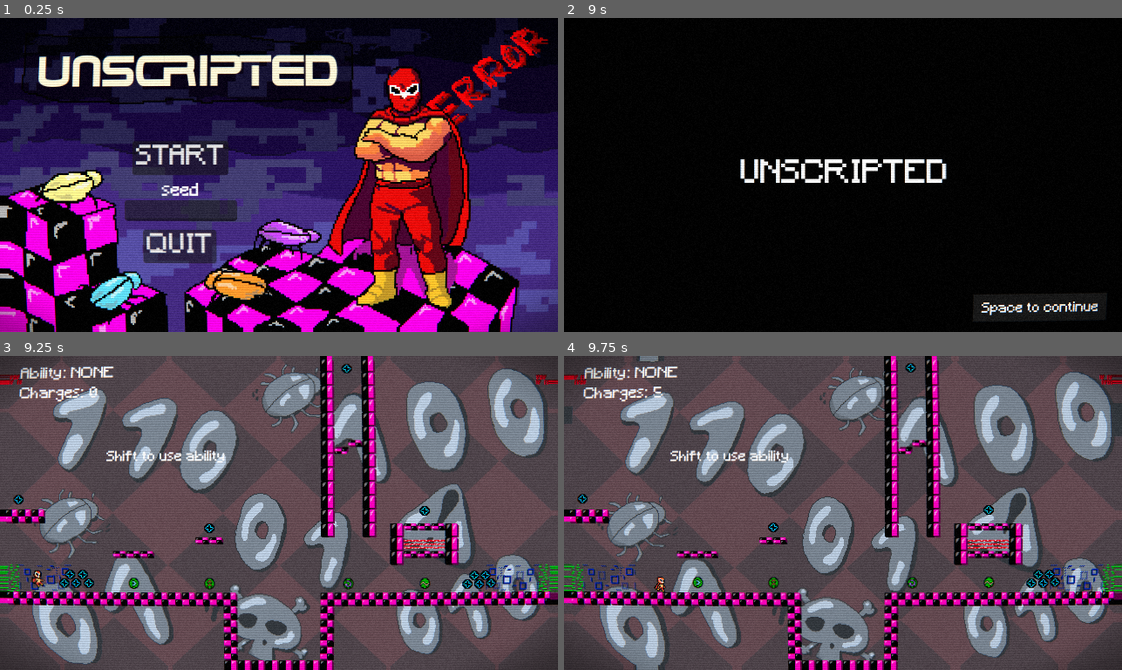
Above: before the commit, frames 1-4 (two rows, left to right).
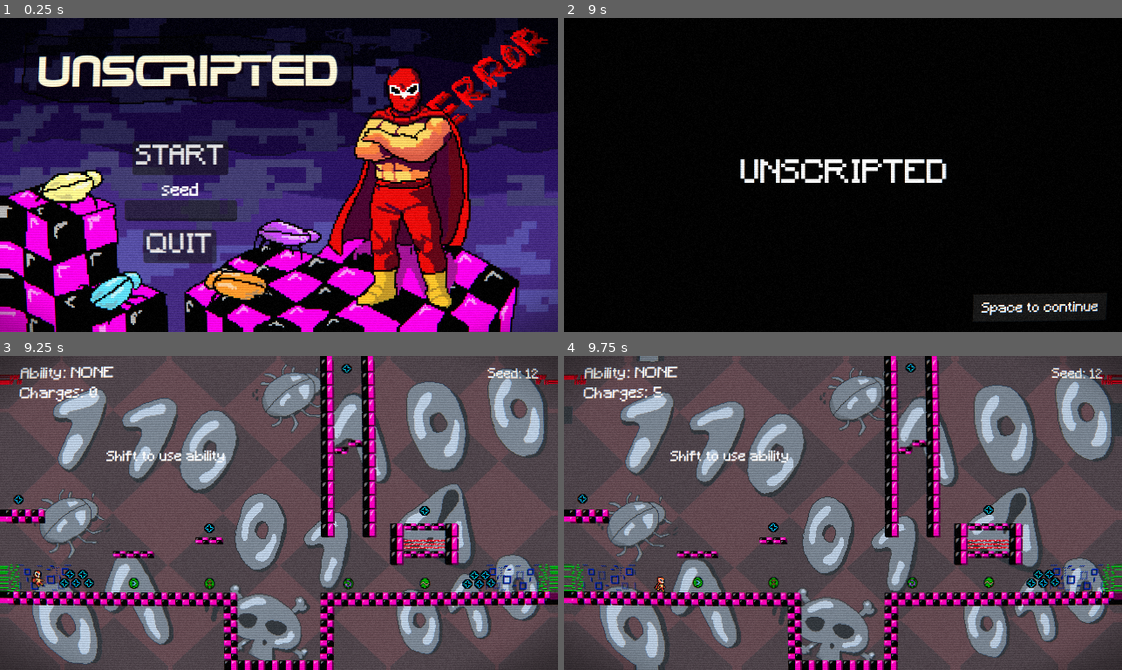
Above: after the commit, the same moments.

Repository: Lucas-Smelley/nothing-stays-fixed
Game: Godot game, scene res://scenes/main_menu.tscn
Same seed, same stepped clock (60 frames per second), same inputs: the game is played once before the commit and once after it.
Inputs (mouse positions are in pixels of both pictures, inside the frame that each line leads up to):
- Up to frame 1 (0.25 s): no input
- Up to frame 2 (9 s): click (742, 209) at 0.52 s; type "12" at 0.6 s; click "START" at 1.25 s; tap Enter at 2, 3.5, 5 s; hold D (move_right) 2.03-3.53 s; tap E (interact) every 1.5 s from 2.1 to 8.1 s; tap W (jump) at 2.27, 3.02, 4.52, 5.27, 6.02, 7.52, 8.27 s; tap Space at 2.75, 4.25, 7.25 s; tap Shift (use_ability) every 1.5 s from 2.85 to 8.85 s; hold A (move_left) 3.53-4.28 s; hold D (move_right) 4.28-5.78 s; hold A (move_left) 5.78-6.53 s; hold D (move_right) 6.53-7.28 s; hold A (move_left) 7.28-8.78 s; hold D (move_right) from 8.78 s (still down)
- Up to frame 3 (9.25 s): keep holding D (move_right); tap W (jump) at 9.02 s
- Up to frame 4 (9.75 s): keep holding D (move_right); tap E (interact) at 9.6 s

Frames 1-2 are identical in both runs. In frame 3, 0.2% of the frame differs, in the area x 87-97%, y 3-8%; in frame 4, 0.2%.

Commit message:
display seed

Diff:
--- a/autoload/RoomTransition.gd
+++ b/autoload/RoomTransition.gd
@@ -3,12 +3,15 @@
 var run_seed: int = 0
 var rng_rooms := RandomNumberGenerator.new()
 var step_index: int = 0
+
+signal set_seed(seed: int)
 
 func start_new_run(seed_value: int) -> void:
 	run_seed = seed_value
 	step_index = 0
 	rng_rooms.seed = run_seed
-	print(run_seed)
+	set_seed.emit(run_seed)
+	print("emmited")
 
 
 func seed_from_string(s: String) -> int:
--- a/scenes/UI/hud.tscn
+++ b/scenes/UI/hud.tscn
@@ -23,3 +23,11 @@
 theme_override_fonts/font = ExtResource("2_rd3kb")
 theme_override_font_sizes/font_size = 18
 text = "Charges: 0"
+
+[node name="SeedLabel" type="Label" parent="." unique_id=933595386]
+offset_left = 471.0
+offset_top = 9.0
+offset_right = 628.0
+offset_bottom = 25.0
+text = "0"
+horizontal_alignment = 2
--- a/scripts/hud.gd
+++ b/scripts/hud.gd
@@ -5,12 +5,22 @@
 
 @onready var player := %Player
 
+@onready var seed_label: Label = $SeedLabel
 
 func _ready() -> void:
 	if player:
 		player.ability_changed.connect(_on_ability_changed)
 
+	Transition.set_seed.connect(_on_set_seed)
+
+	if Transition.run_seed != 0:
+		_on_set_seed(Transition.run_seed)
+
 
 func _on_ability_changed(ability_name: String, charges: int) -> void:
 	ability_label.text = "Ability: %s" % ability_name
 	charges_label.text = "Charges: %d" % charges
+
+func _on_set_seed(seed_int: int) -> void:
+	print("recieved")
+	$SeedLabel.text = "Seed: " + str(seed_int)
Not shown, changed: builds/web2/index.apple-touch-icon.png.import
Not shown, changed: builds/web2/index.icon.png.import
Not shown, changed: builds/web2/index.png.import
Not shown, changed: builds/web3/index.apple-touch-icon.png.import
Not shown, changed: builds/web3/index.icon.png.import
Not shown, changed: builds/web3/index.png.import
Not shown, changed: builds/web4/index.apple-touch-icon.png.import
Not shown, changed: builds/web4/index.icon.png.import
Not shown, changed: builds/web4/index.png.import
Not shown, changed: builds/web5/index.apple-touch-icon.png.import
Not shown, changed: builds/web5/index.icon.png.import
Not shown, changed: builds/web5/index.png.import
